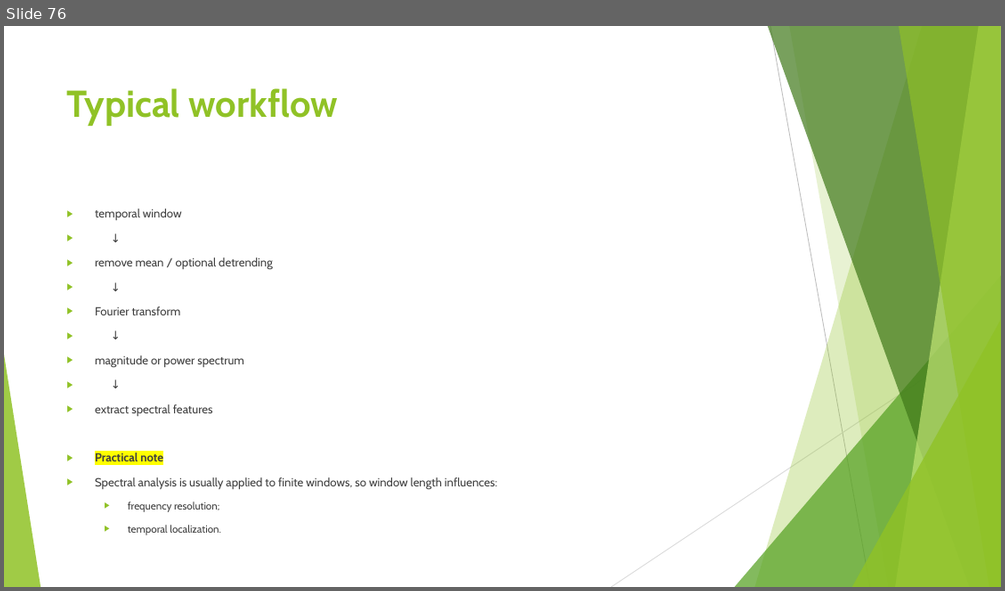
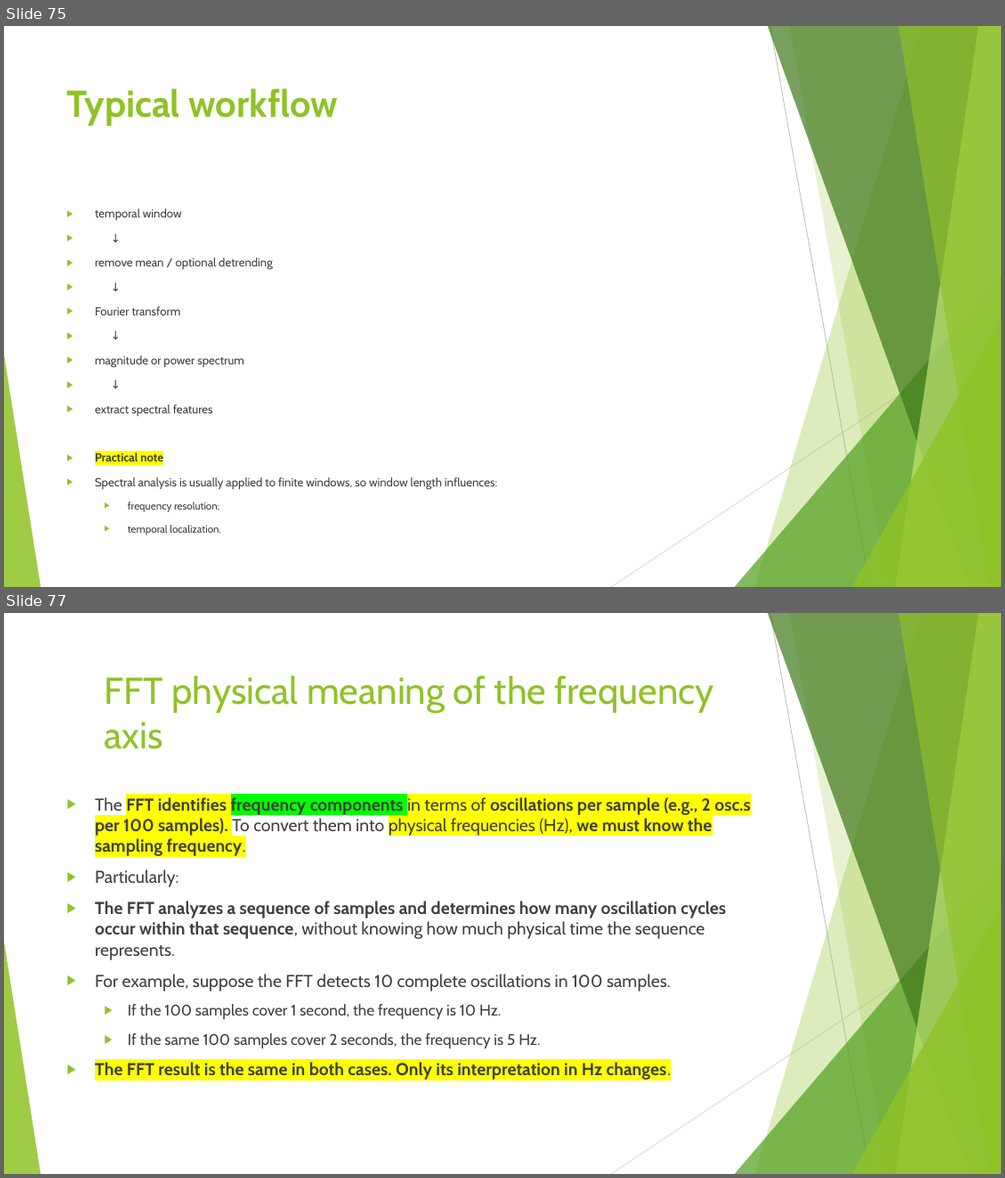
Before and after one commit to FranzGH/timeseries, a slide deck: Slides/03 Traditional Baselines and Feature-Based Machine Learning.pptx. Shown one above the other, each under a label of ours: slide 76 before the commit, slides 75 and 77 after it; the slides between them are not shown. The pictures are 1005x591 and 1005x1178 pixels, drawn with LibreOffice and Linux fonts; fonts in the diff are those of the drawing. Boxes give left, top, right and bottom in pixels: in the first picture for what was removed or moved away, otherwise in the second. Text is boxed around its words. In the diff, an @@ line names an element or a change of style, - is before the commit and + after.

```diff
--- a/Slides/03 Traditional Baselines and Feature-Based Machine Learning.pptx
+++ b/Slides/03 Traditional Baselines and Feature-Based Machine Learning.pptx
@@ slide 77 added at (4, 613, 1001, 1174), background #FFFFFF; not listed: 10 template elements that a slide beside it also shows @@
@@ title added at (105, 675, 714, 749), 36 pt, text #90C226 @@
+  FFT physical meaning of the frequency axis
@@ text added at (95, 797, 751, 1079), 16.6 pt, text #404040 @@
+▶ The FFT identifies frequency components in terms of oscillations per sample (e.g., 2 osc.s per 100 samples). To convert them into physical frequencies (Hz), we must know the sampling frequency.
+▶ Particularly:
+▶ The FFT analyzes a sequence of samples and determines how many oscillation cycles occur within that sequence, without knowing how much physical time the sequence represents.
+▶ For example, suppose the FFT detects 10 complete oscillations in 100 samples.
+  ▶ If the 100 samples cover 1 second, the frequency is 10 Hz.
+  ▶ If the same 100 samples cover 2 seconds, the frequency is 5 Hz.
+▶ The FFT result is the same in both cases. Only its interpretation in Hz changes.
@@ what was slide 76 is now slide 75 @@
```
Also in this commit, not shown: 35 slides changed, 14 other slides added, 4 slides removed.
